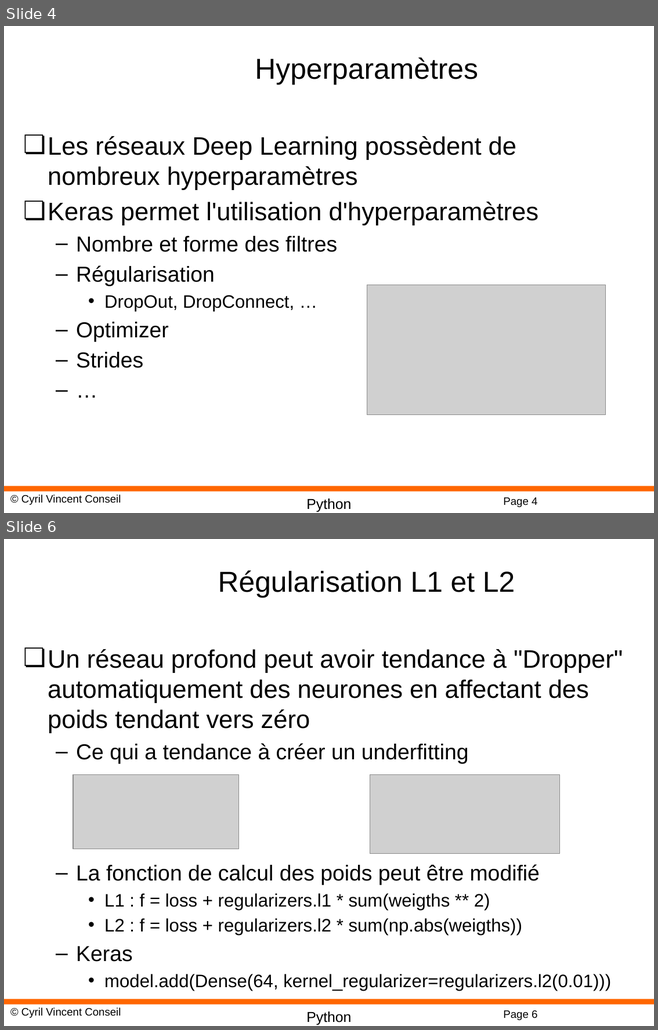
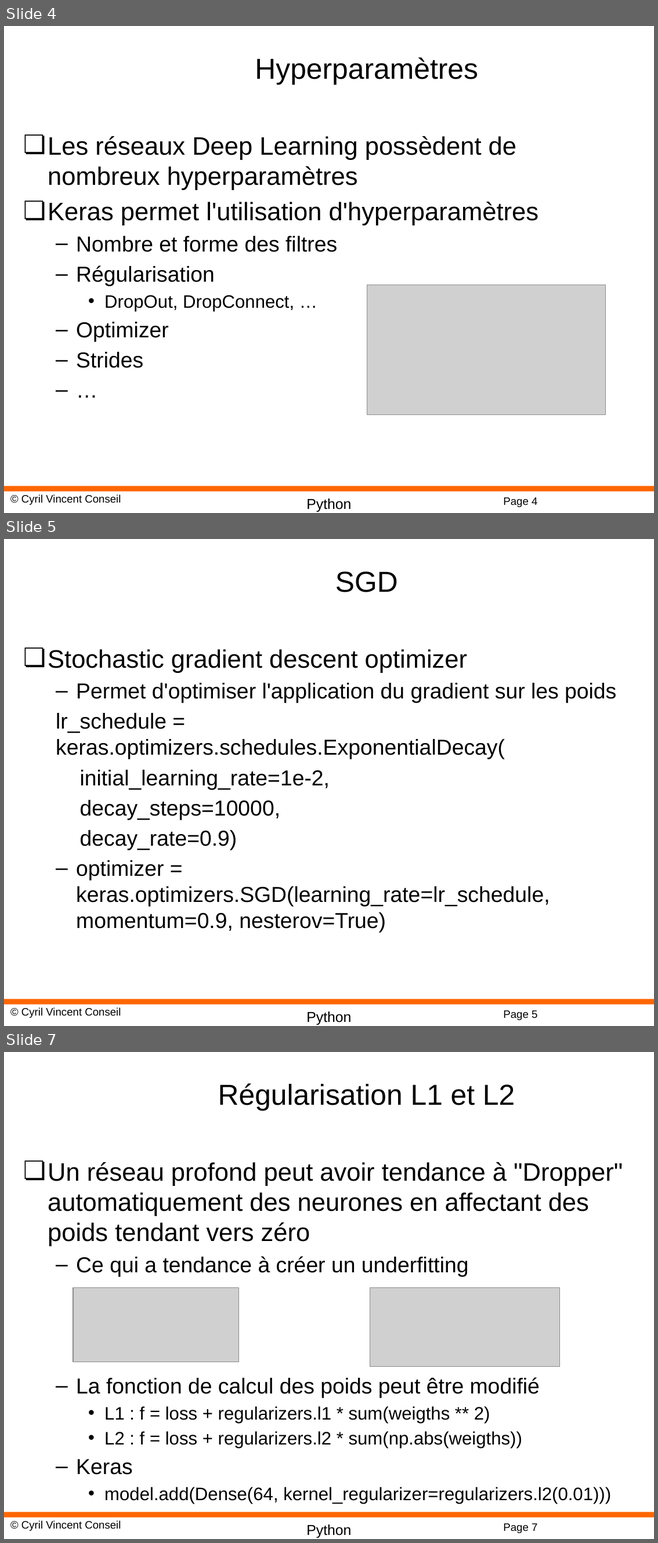
Before and after one commit to cyrilvincent/DL, a slide deck: PPT/DeepLearning13-FineTuning.pptx. Shown one above the other, each under a label of ours: slides 4 and 6 before the commit, slides 4, 5 and 7 after it; the slides between them are not shown. The pictures are 658x1030 and 658x1543 pixels, drawn with LibreOffice and Linux fonts; fonts in the diff are those of the drawing; grey boxes stand for pictures; background and template pictures are left out. Boxes give left, top, right and bottom in pixels: in the first picture for what was removed or moved away, otherwise in the second. Text is boxed around its words. In the diff, an @@ line names an element or a change of style, - is before the commit and + after.

```diff
--- a/PPT/DeepLearning13-FineTuning.pptx
+++ b/PPT/DeepLearning13-FineTuning.pptx
@@ slide 5 added at (4, 539, 654, 1026), background #FFFFFF; not listed: 4 template elements that a slide beside it also shows @@
@@ title added at (335, 571, 398, 592), 32 pt, text #000000 @@
+SGD
@@ text added at (48, 649, 616, 933), 24 pt, text #000000 @@
+❏ Stochastic gradient descent optimizer
+  – Permet d'optimiser l'application du gradient sur les poids
+  lr_schedule = keras.optimizers.schedules.ExponentialDecay(
+  initial_learning_rate=1e-2,
+  decay_steps=10000,
+  decay_rate=0.9)
+  – optimizer = keras.optimizers.SGD(learning_rate=lr_schedule, momentum=0.9, nesterov=True)
@@ what was slide 6 is now slide 7 @@
@@ page number at (503, 1524, 537, 1533): text changed @@
-Page 6
+Page 7
```
Also in this commit, not shown: 1 slide changed, 2 other files.
